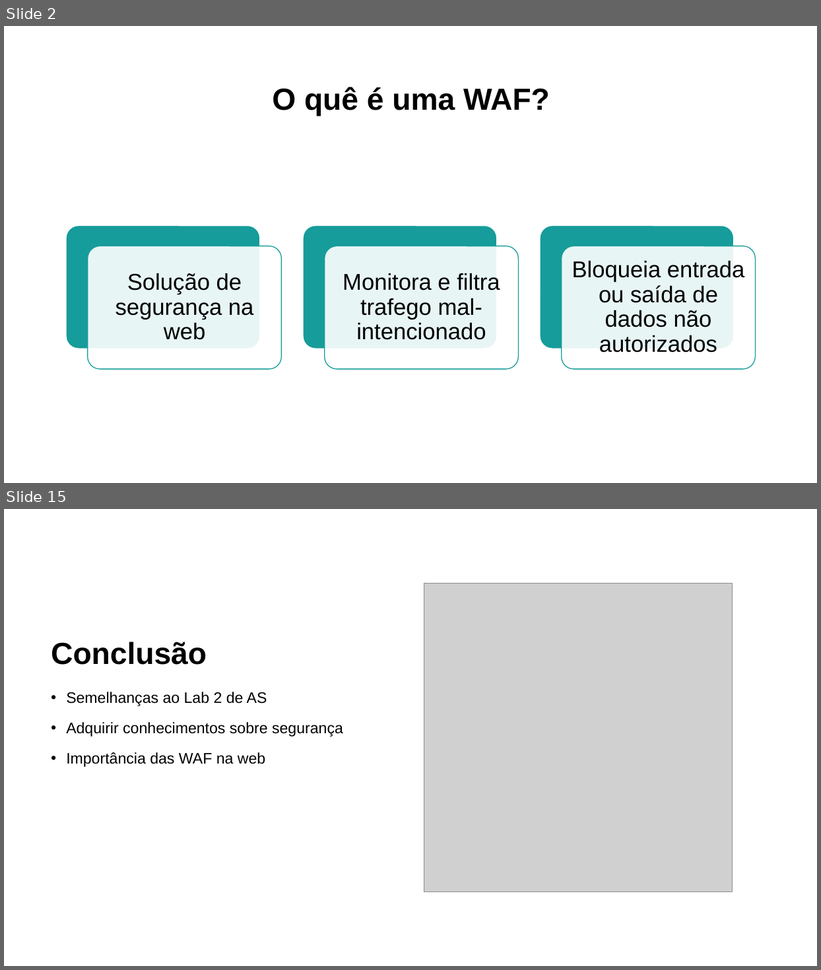
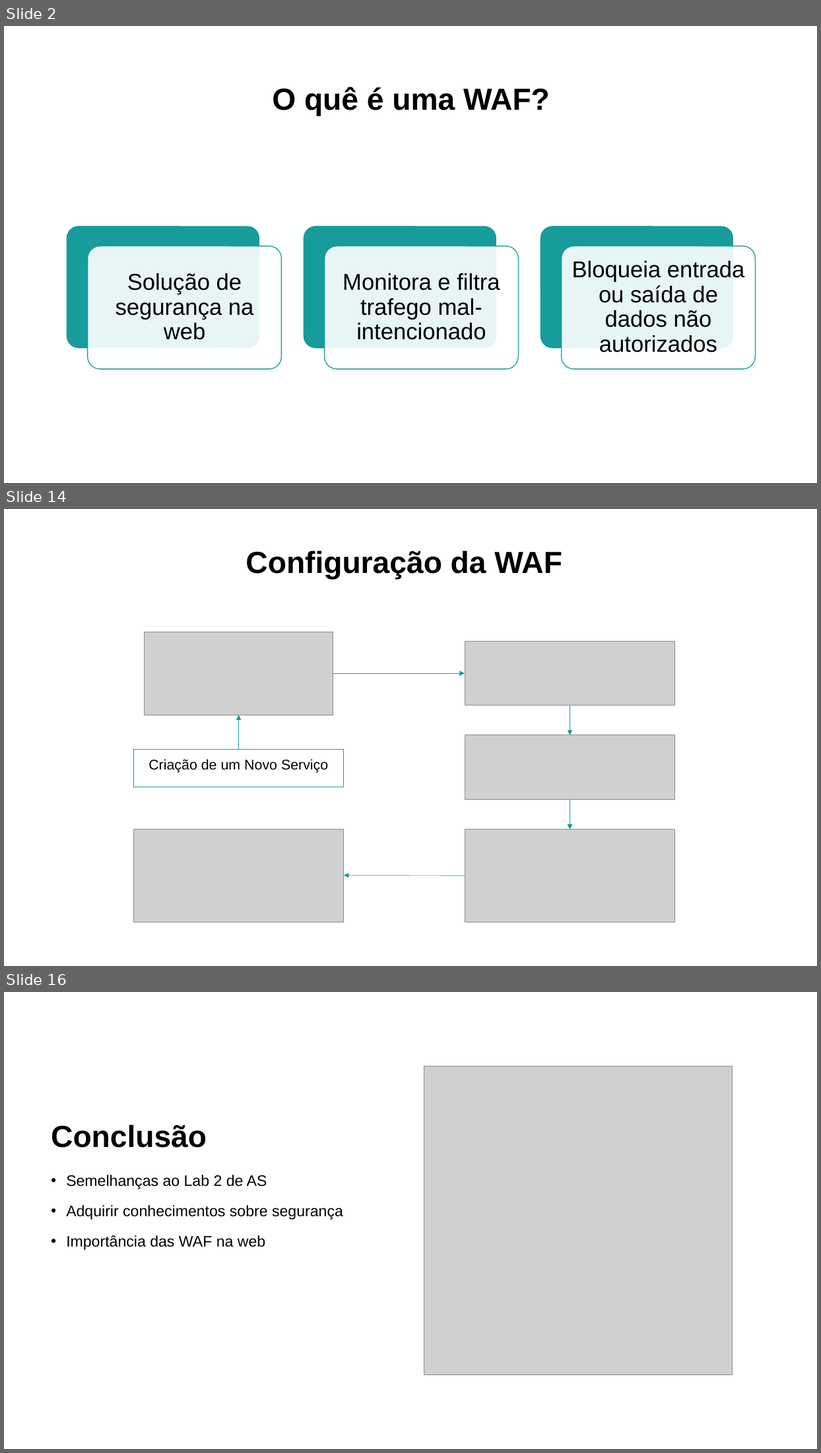
Before and after one commit to MartinhoCaeiro/WAF-Guide, a slide deck: Presentation/SlidesApresentaçãoProjeto.pptx. Shown one above the other, each under a label of ours: slides 2 and 15 before the commit, slides 2, 14 and 16 after it; the slides between them are not shown. The pictures are 821x970 and 821x1453 pixels, drawn with LibreOffice and Linux fonts; fonts in the diff are those of the drawing; grey boxes stand for pictures. Boxes give left, top, right and bottom in pixels: in the first picture for what was removed or moved away, otherwise in the second. Text is boxed around its words. In the diff, an @@ line names an element or a change of style, - is before the commit and + after.

```diff
--- a/Presentation/SlidesApresentaçãoProjeto.pptx
+++ b/Presentation/SlidesApresentaçãoProjeto.pptx
@@ slide 14 added at (x1=4, y1=509, x2=817, y2=966), background #FFFFFF @@
@@ title added at (x1=246, y1=551, x2=562, y2=580), 36 pt, text #000000, bold @@
+Configuração da WAF
@@ picture added at (x1=145, y1=632, x2=333, y2=715) @@
@@ picture added at (x1=465, y1=642, x2=676, y2=706) @@
@@ arrow added from (333, 674) to (465, 674), #169C9A 0.5 pt @@
@@ arrow added from (570, 706) to (570, 735), #169C9A 0.5 pt @@
@@ arrow added from (239, 750) to (239, 715), #169C9A 0.5 pt @@
@@ picture added at (x1=465, y1=735, x2=676, y2=799) @@
@@ text added at (x1=133, y1=750, x2=344, y2=787), fill #FFFFFF, outline #169C9A 1 pt, 16.6 pt, text #000000 @@
+Criação de um Novo Serviço
@@ arrow added from (570, 799) to (570, 830), #169C9A 0.5 pt @@
@@ picture added at (x1=133, y1=829, x2=344, y2=923) @@
@@ picture added at (x1=465, y1=830, x2=676, y2=923) @@
@@ arrow added from (465, 876) to (344, 875), #169C9A 0.5 pt @@
@@ what was slide 15 is now slide 16 @@
```
Also in this commit, not shown: 8 slides changed, 4 other slides added, 4 slides removed, 3 other files.
